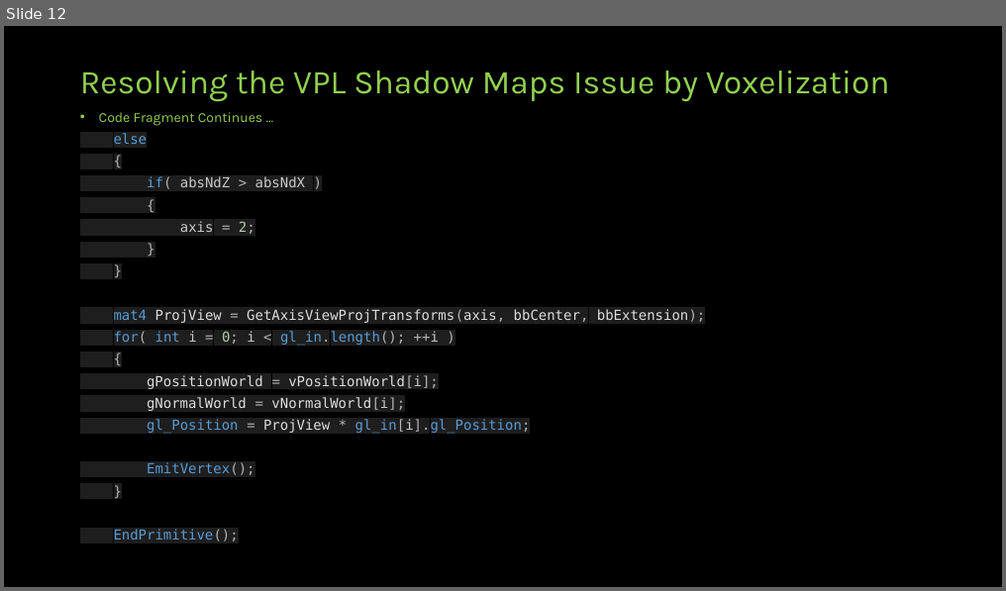
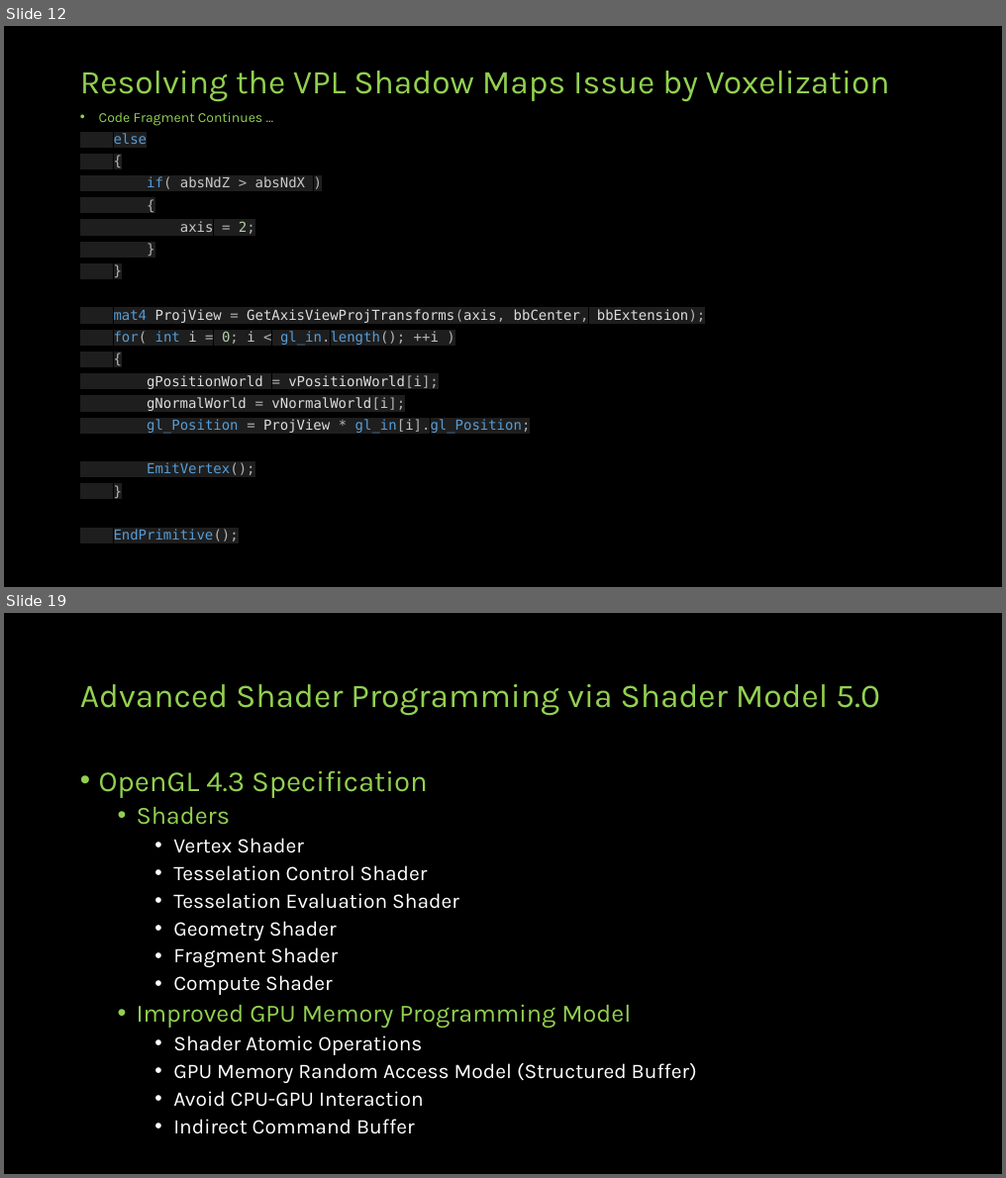
Before and after one commit to jazzboysc/RTGI, a slide deck: Docs/Real-time Global Illumination.pptx. Shown one above the other, each under a label of ours: slide 12 before the commit, slides 12 and 19 after it; the slides between them are not shown. The pictures are 1006x591 and 1006x1178 pixels, drawn with LibreOffice and Linux fonts; fonts in the diff are those of the drawing. Boxes give left, top, right and bottom in pixels: in the first picture for what was removed or moved away, otherwise in the second. Text is boxed around its words. In the diff, an @@ line names an element or a change of style, - is before the commit and + after.

```diff
--- a/Docs/Real-time Global Illumination.pptx
+++ b/Docs/Real-time Global Illumination.pptx
@@ slide 19 added at (4, 613, 1002, 1174), background #000000 @@
@@ title added at (80, 684, 880, 716), 32 pt, text #92D050 @@
+Advanced Shader Programming via Shader Model 5.0
@@ text added at (99, 770, 697, 1135), 20 pt, text #FFFFFF @@
+• OpenGL 4.3 Specification
+  • Shaders
+    • Vertex Shader
+    • Tesselation Control Shader
+    • Tesselation Evaluation Shader
+    • Geometry Shader
+    • Fragment Shader
+    • Compute Shader
+  • Improved GPU Memory Programming Model
+    • Shader Atomic Operations
+    • GPU Memory Random Access Model (Structured Buffer)
+    • Avoid CPU-GPU Interaction
+    • Indirect Command Buffer
```
Also in this commit, not shown: 5 slides changed, 8 other slides added.
